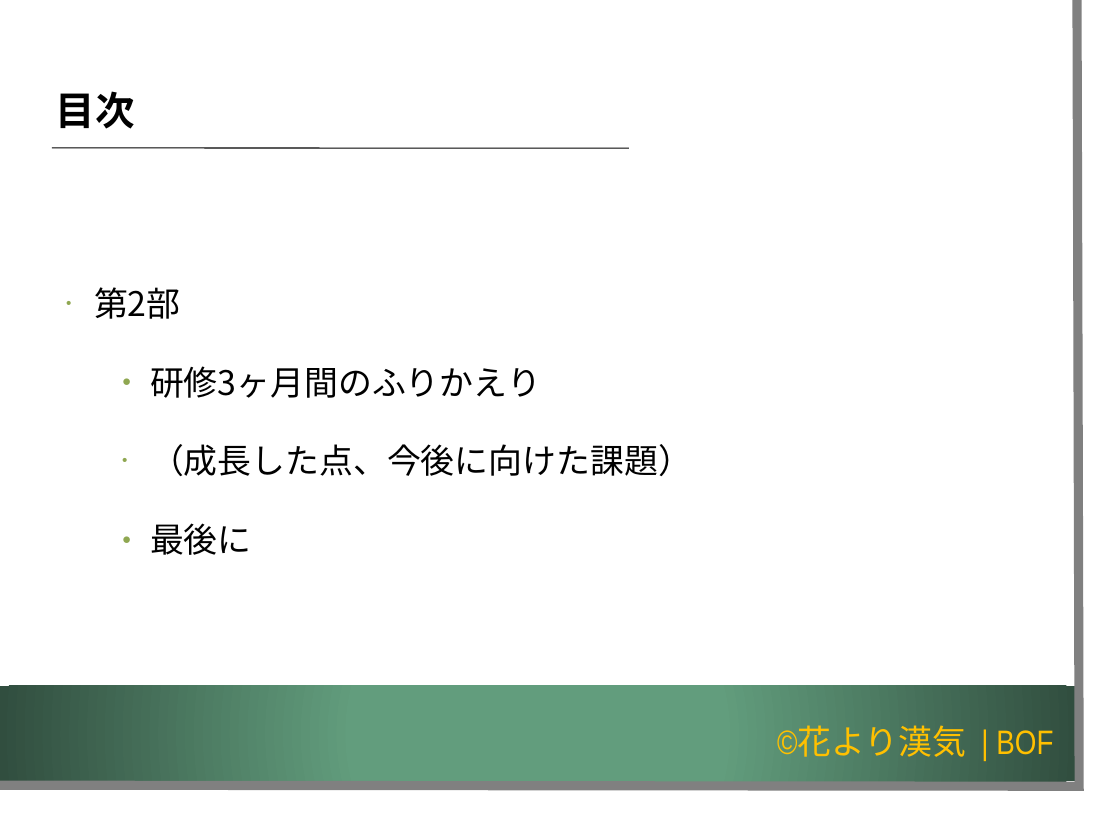
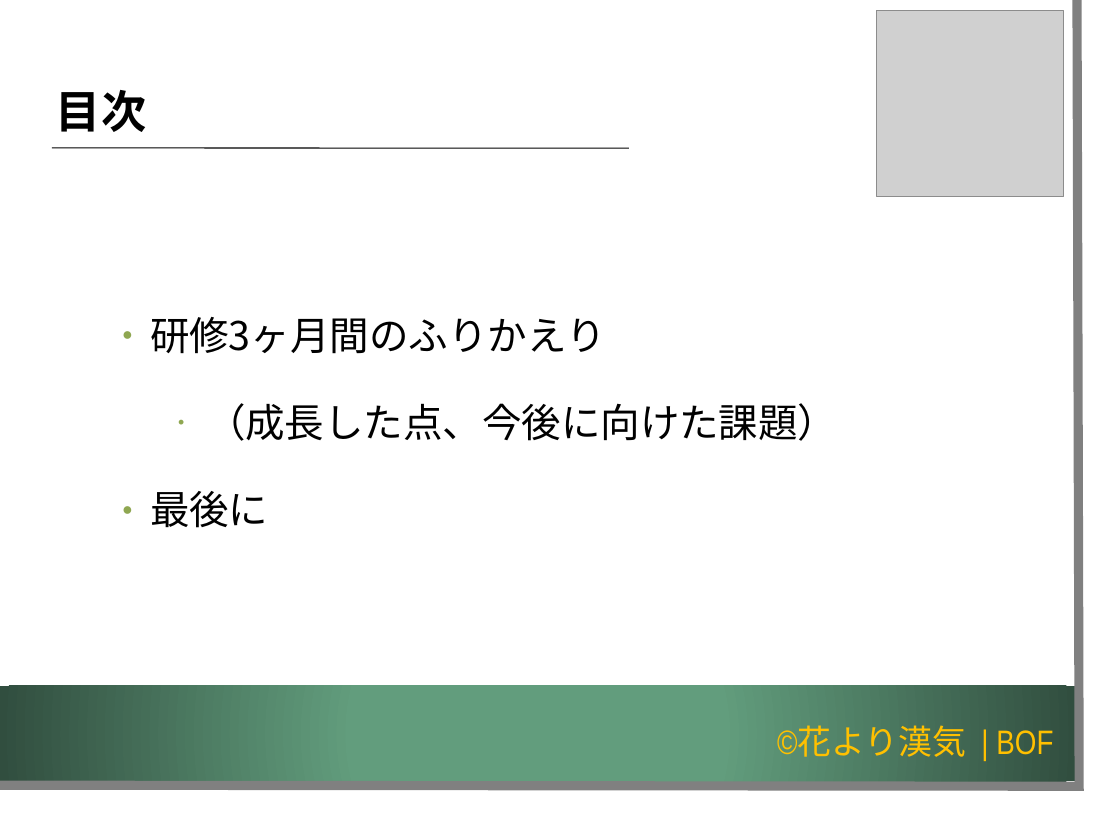
Before and after one commit to K-MIGTA/hanayoriRepo, a slide deck: slide 4 of 成果報告会_発表用スライド_チーム開発演習編集版_1.2.pptx. Drawn at 1120x840 pixels with LibreOffice and Linux fonts; fonts in the diff are those of the drawing; grey boxes stand for pictures; background and template pictures are left out. Boxes give left, top, right and bottom in pixels: in the first picture for what was removed or moved away, otherwise in the second. Text is boxed around its words. In the diff, an @@ line names an element or a change of style, - is before the commit and + after.

```diff
--- a/成果報告会_発表用スライド_チーム開発演習編集版_1.2.pptx
+++ b/成果報告会_発表用スライド_チーム開発演習編集版_1.2.pptx
@@ picture added at (x1=877, y1=11, x2=1064, y2=197) @@
@@ text "目次" at (x1=56, y1=90, x2=146, y2=132): size 28 to 32 pt @@
@@ text "研修3ヶ月間のふりかえり" at (x1=150, y1=317, x2=837, y2=528): size 24 to 28 pt, font Noto Sans CJK JP to Noto Sans CJK SC; list level 2 to 3 in "（成長した点、今後に向けた課題）" @@
@@ text at (x1=94, y1=287, x2=181, y2=319): paragraph removed @@
-• 第2部
```
Also in this commit, not shown: 10 other slides changed, 22 slides added, 8 slides removed.
